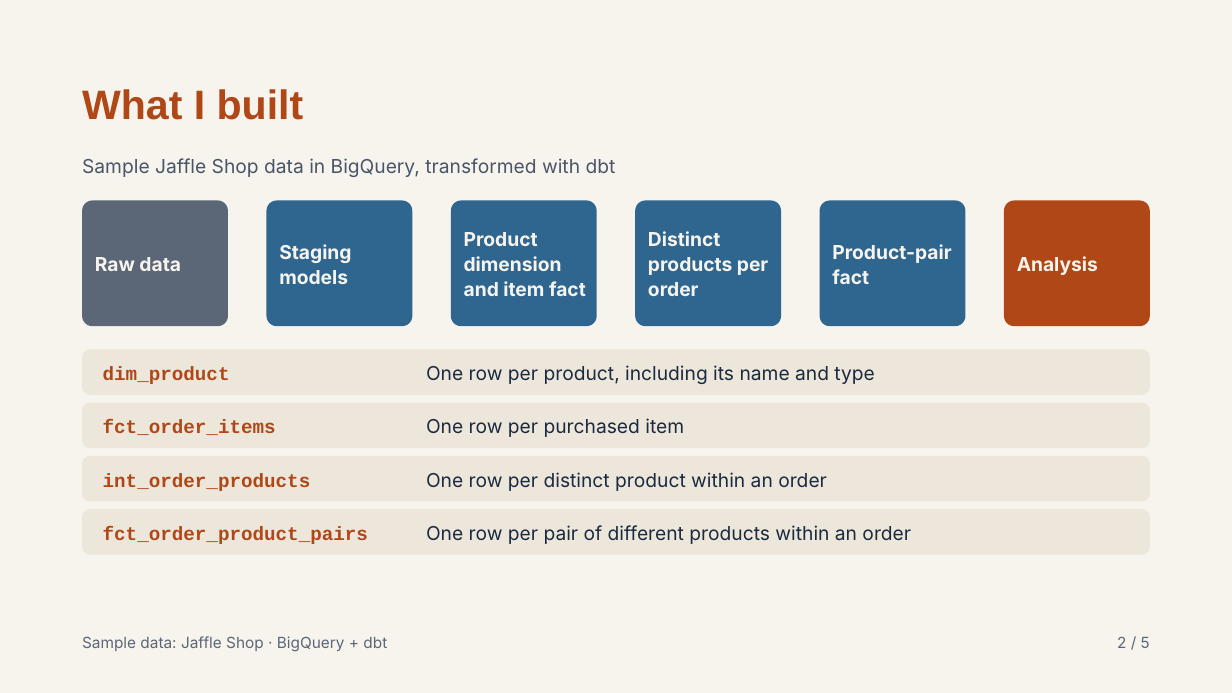
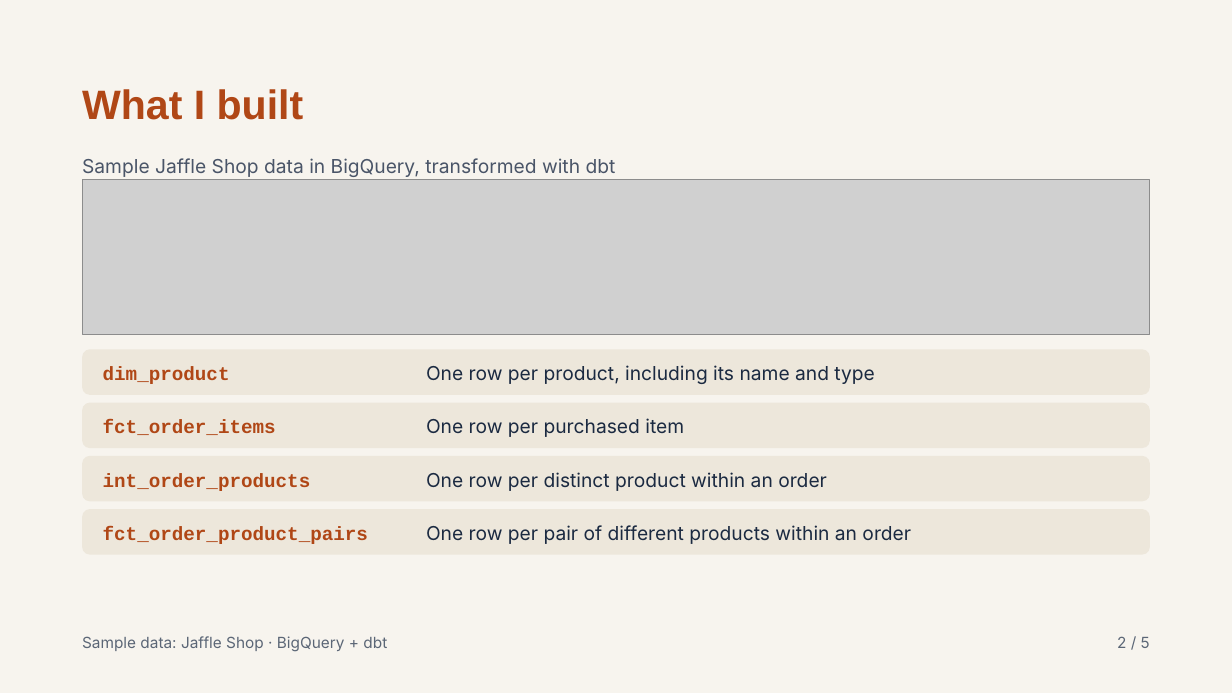
Before and after one commit to hesronkija/university_workshop_starter, a slide deck: slide 2 of Which products are bought together A dbt analytics.pptx. Drawn at 1232x693 pixels with LibreOffice and Linux fonts; fonts in the diff are those of the drawing; grey boxes stand for pictures; background and template pictures are left out. Boxes give left, top, right and bottom in pixels: in the first picture for what was removed or moved away, otherwise in the second. Text is boxed around its words. In the diff, an @@ line names an element or a change of style, - is before the commit and + after.

```diff
--- a/Which products are bought together A dbt analytics.pptx
+++ b/Which products are bought together A dbt analytics.pptx
@@ picture added at <box>82,179,1151,335</box> @@
@@ rounded rectangle removed at <box>82,201,228,326</box> @@
-Raw data
@@ rounded rectangle removed at <box>266,201,412,326</box> @@
-Staging models
@@ rounded rectangle removed at <box>451,201,597,326</box> @@
-Product dimension and item fact
@@ rounded rectangle removed at <box>635,201,781,326</box> @@
-Distinct products per order
@@ rounded rectangle removed at <box>820,201,966,326</box> @@
-Product-pair fact
@@ rounded rectangle removed at <box>1005,201,1151,326</box> @@
-Analysis
```
Also in this commit, not shown: 1 other slide changed.
